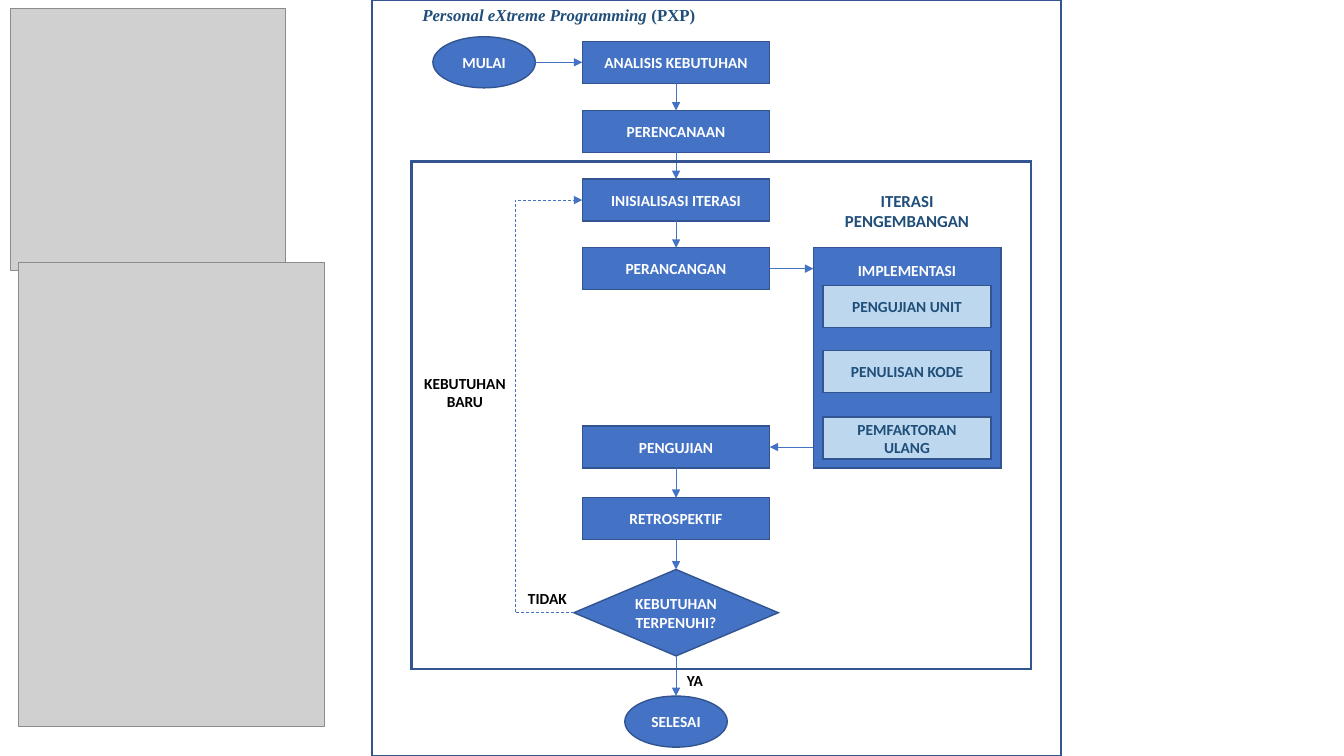
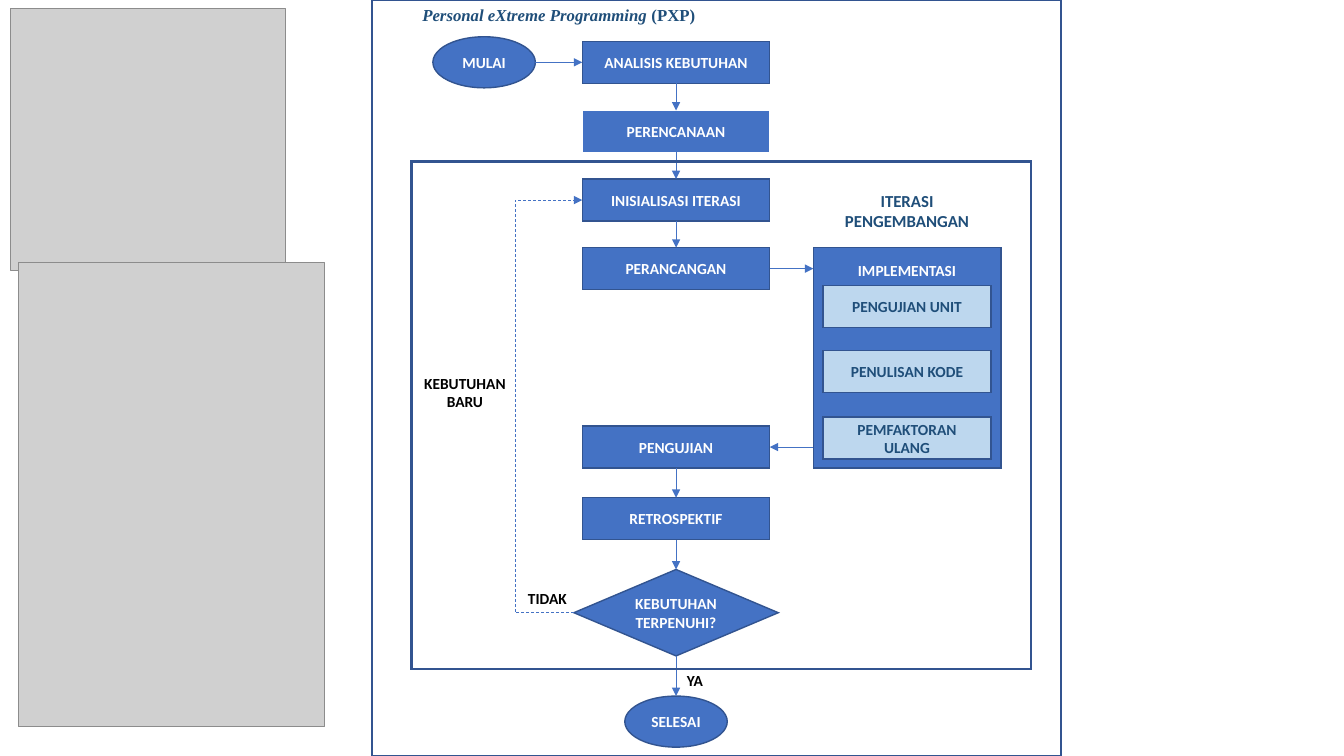
Before and after one commit to mtfrs-dev/TA, a slide deck: slide 1 of Aset/Flowchart PXP.pptx. Drawn at 1344x756 pixels with LibreOffice and Linux fonts; fonts in the diff are those of the drawing; grey boxes stand for pictures. Boxes give left, top, right and bottom in pixels: in the first picture for what was removed or moved away, otherwise in the second. Text is boxed around its words. In the diff, an @@ line names an element or a change of style, - is before the commit and + after.

```diff
--- a/Aset/Flowchart PXP.pptx
+++ b/Aset/Flowchart PXP.pptx
@@ rectangle "PERENCANAAN" at <box>583,111,770,153</box>: outline #325491 1 pt to #FFFFFF 1 pt @@
```
Also in this commit, not shown: 1 other slide changed, 33 other files.
